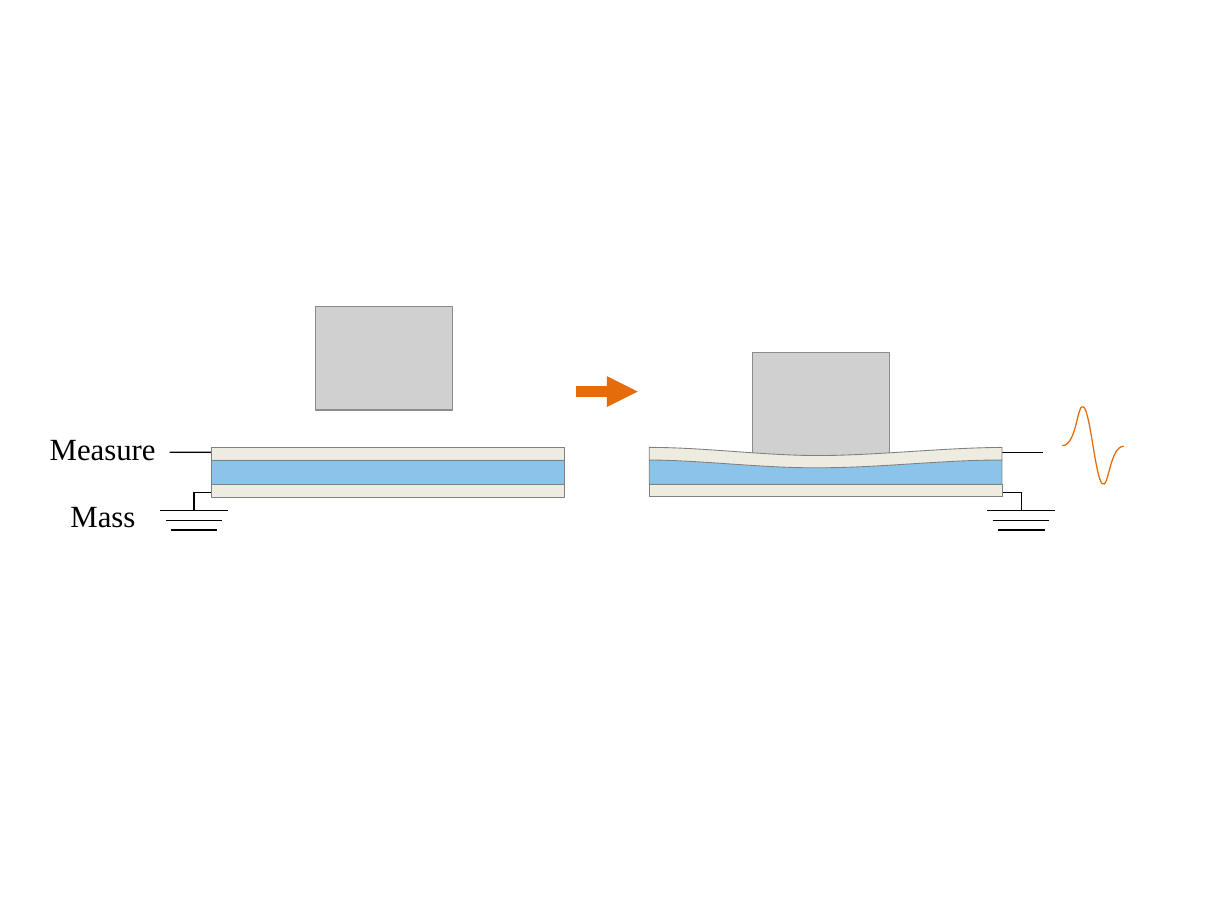
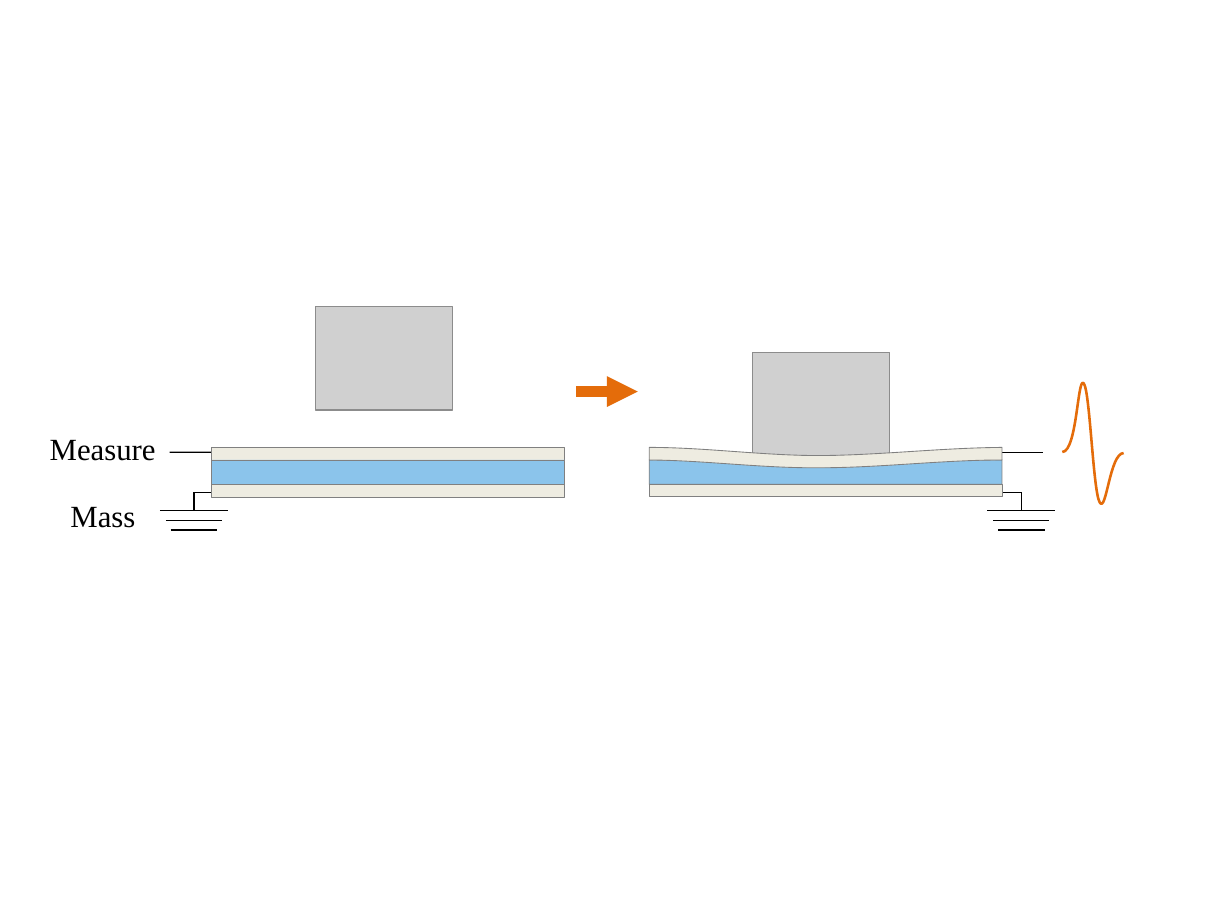
Before and after one commit to lminvielle/soutenance, a slide deck: slide 18 of images/ppt/schemas.pptx. Drawn at 1232x924 pixels with LibreOffice and Linux fonts; fonts in the diff are those of the drawing; grey boxes stand for pictures. Boxes give left, top, right and bottom in pixels: in the first picture for what was removed or moved away, otherwise in the second. Text is boxed around its words. In the diff, an @@ line names an element or a change of style, - is before the commit and + after.

```diff
--- a/images/ppt/schemas.pptx
+++ b/images/ppt/schemas.pptx
@@ freeform shape: place and size @@
-freeform shape at box(1062, 407, 1124, 484)
+freeform shape at box(1062, 383, 1124, 504)
@@ freeform shape at box(1062, 383, 1124, 504): outline #E46C0A 0.75 pt to #E46C0A 1.5 pt @@
```
Also in this commit, not shown: 27 other files.
